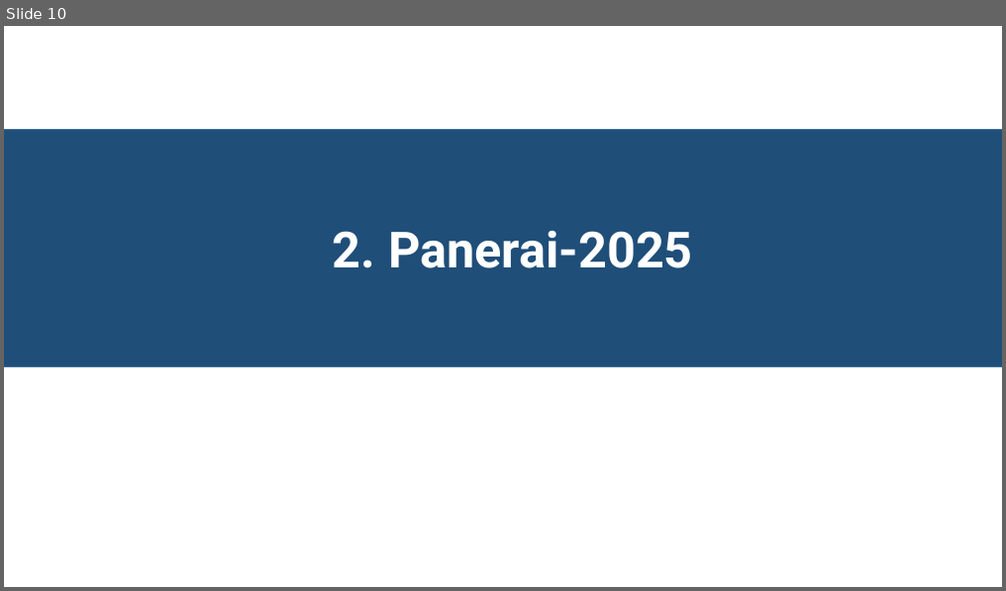
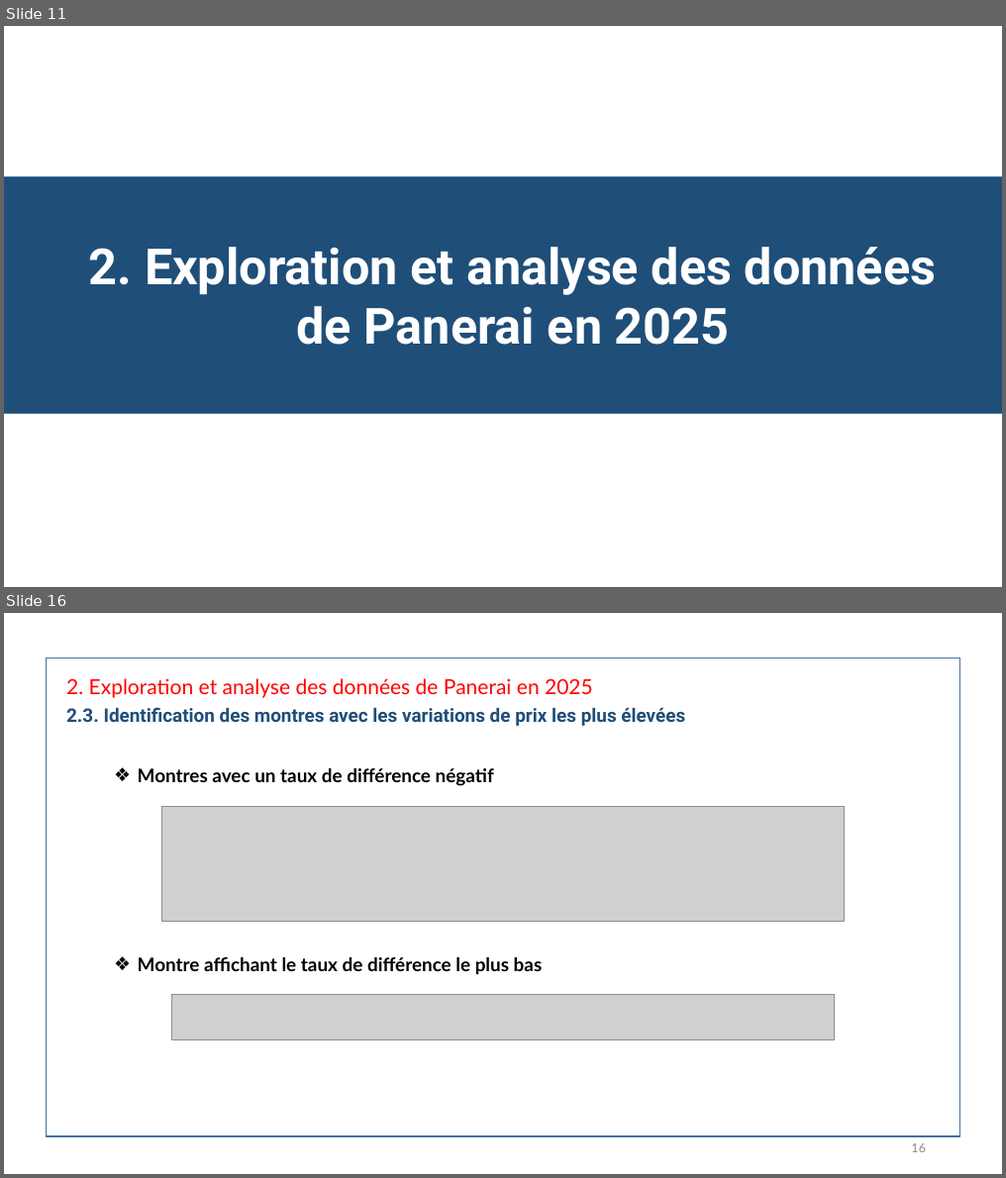
Before and after one commit to Ahak99/Data-Data-Challenge, a slide deck: docs/Présentation - Analyse des prix des montres de luxe Panerai.pptx. Shown one above the other, each under a label of ours: slide 10 before the commit, slides 11 and 16 after it; the slides between them are not shown. The pictures are 1006x591 and 1006x1178 pixels, drawn with LibreOffice and Linux fonts; fonts in the diff are those of the drawing; grey boxes stand for pictures. Boxes give left, top, right and bottom in pixels: in the first picture for what was removed or moved away, otherwise in the second. Text is boxed around its words. In the diff, an @@ line names an element or a change of style, - is before the commit and + after.

```diff
--- a/docs/Présentation - Analyse des prix des montres de luxe Panerai.pptx
+++ b/docs/Présentation - Analyse des prix des montres de luxe Panerai.pptx
@@ slide 16 added at (4,613,1002,1174), background #FFFFFF @@
@@ rectangle added at (46,658,960,1137), outline #43739E 1 pt @@
@@ text added at (66,678,593,698), 20 pt, text #FF0000 @@
+2. Exploration et analyse des données de Panerai en 2025
@@ text added at (66,707,685,726), 18 pt, text #1F4E79, bold @@
+2.3. Identification des montres avec les variations de prix les plus élevées
@@ text added at (138,768,494,786), 18 pt, text #000000, bold @@
+❖ Montres avec un taux de différence négatif
@@ picture added at (161,806,844,921) @@
@@ text added at (138,958,543,975), 18 pt, text #000000, bold @@
+❖ Montre affichant le taux de différence le plus bas
@@ picture added at (171,995,835,1041) @@
@@ page number added at (911,1144,926,1153), 12 pt, text #8C8C8C @@
+16
@@ what was slide 10 is now slide 11 @@
@@ slide 11 changed as well @@
@@ rectangle: place and size @@
-rectangle at (4,130,1002,368)
+rectangle at (4,176,1002,414)
@@ text at (89,247,937,345): text changed @@
-2. Panerai-2025
+2. Exploration et analyse des données de Panerai en 2025
```
Also in this commit, not shown: 4 other slides changed, 20 other slides added, 18 slides removed, 6 other files.
